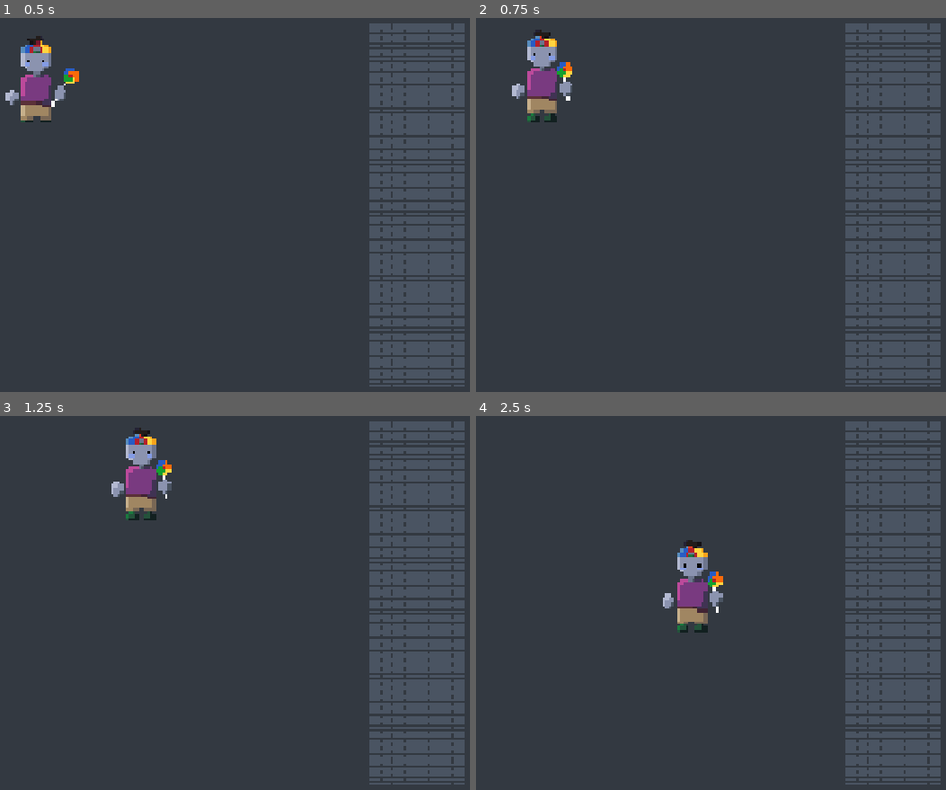
Above: before the commit, frames 1-4 (two rows, left to right).
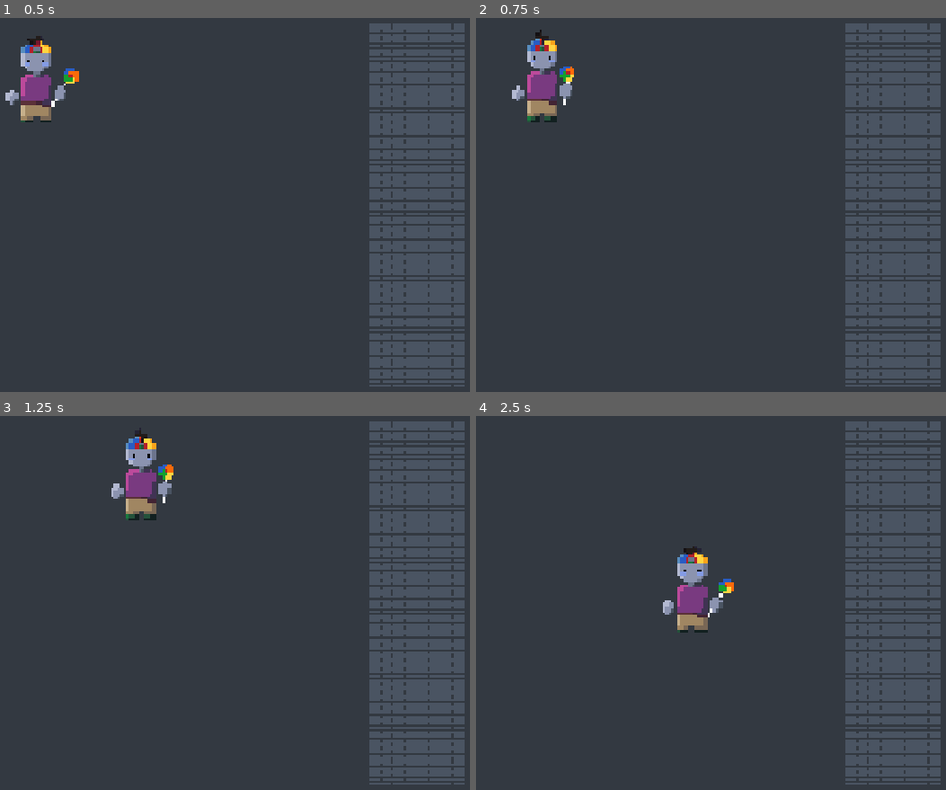
Above: after the commit, the same moments.

Repository: joDis06/duoGodotProject
Game: Godot game, scene res://node_2d.tscn
Two runs of this game, one before a commit and one after it. Both use one fixed random seed, a clock stepped at 60 frames per second and the inputs below.
Inputs:
- Up to frame 1 (0.5 s): no input
- Up to frame 2 (0.75 s): hold D (move_right) from 0.53 s (still down)
- Up to frame 3 (1.25 s): keep holding D (move_right)
- Up to frame 4 (2.5 s): release D (move_right) at 1.28 s; hold S (move_down) 1.28-2.03 s; hold D (move_right) from 2.03 s (still down)

Frame 1 is identical in both runs. In frame 2, 0.8% of the frame differs, in the area x 7-21%, y 3-27%; in frame 3, 0.8%; in frame 4, 1.3%, in the area x 39-55%, y 33-58%.

Commit message:
add script for walking anims

Diff:
--- a/Player.tscn
+++ b/Player.tscn
@@ -155,6 +155,26 @@
 "loop": true,
 "name": &"idle_right",
 "speed": 5.0
+}, {
+"frames": [],
+"loop": true,
+"name": &"walking_backward",
+"speed": 5.0
+}, {
+"frames": [],
+"loop": true,
+"name": &"walking_forward",
+"speed": 5.0
+}, {
+"frames": [],
+"loop": true,
+"name": &"walking_left",
+"speed": 5.0
+}, {
+"frames": [],
+"loop": true,
+"name": &"walking_right",
+"speed": 5.0
 }]
 
 [sub_resource type="RectangleShape2D" id="RectangleShape2D_kpjcp"]
@@ -165,7 +185,7 @@
 
 [node name="AnimatedSprite2D" type="AnimatedSprite2D" parent="." unique_id=1694872249]
 sprite_frames = SubResource("SpriteFrames_wi0c6")
-animation = &"idle_backward"
+animation = &"walking_right"
 
 [node name="CollisionShape2D" type="CollisionShape2D" parent="." unique_id=1874989356]
 position = Vector2(0, 2)
--- a/player.gd
+++ b/player.gd
@@ -20,21 +20,23 @@
 	var velocity = Vector2.ZERO
 	if Input.is_action_pressed("move_right"):
 		last_move = Directions.RIGHT
+		$AnimatedSprite2D.play("walking_right")
 		velocity.x += 1
 	if Input.is_action_pressed("move_left"):
 		last_move = Directions.LEFT
+		$AnimatedSprite2D.play("walking_left")
 		velocity.x -= 1
 	if Input.is_action_pressed("move_down"):
 		last_move = Directions.DOWN
+		$AnimatedSprite2D.play("walking_forward")
 		velocity.y += 1
 	if Input.is_action_pressed("move_up"):
 		last_move = Directions.UP
+		$AnimatedSprite2D.play("walking_backward")
 		velocity.y -= 1
 
 	if velocity.length() > 0:
 		velocity = velocity.normalized() * speed
-		$AnimatedSprite2D.play("idle_forward") # hack to move him forward
-		$AnimatedSprite2D.stop() # Stop Idle when moving (hack)
 	else:
 		# Play Idle when stopped
 		match last_move:
